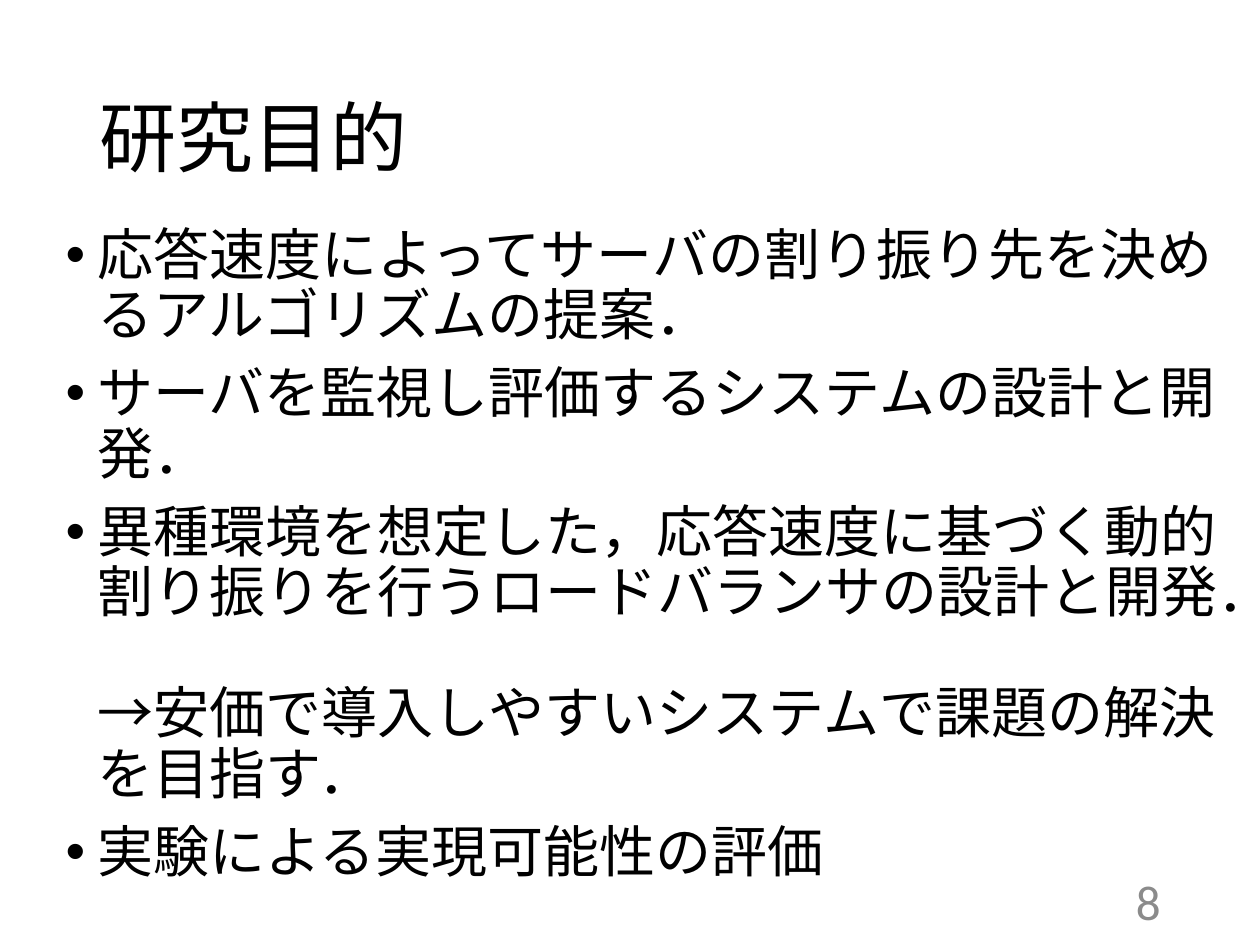
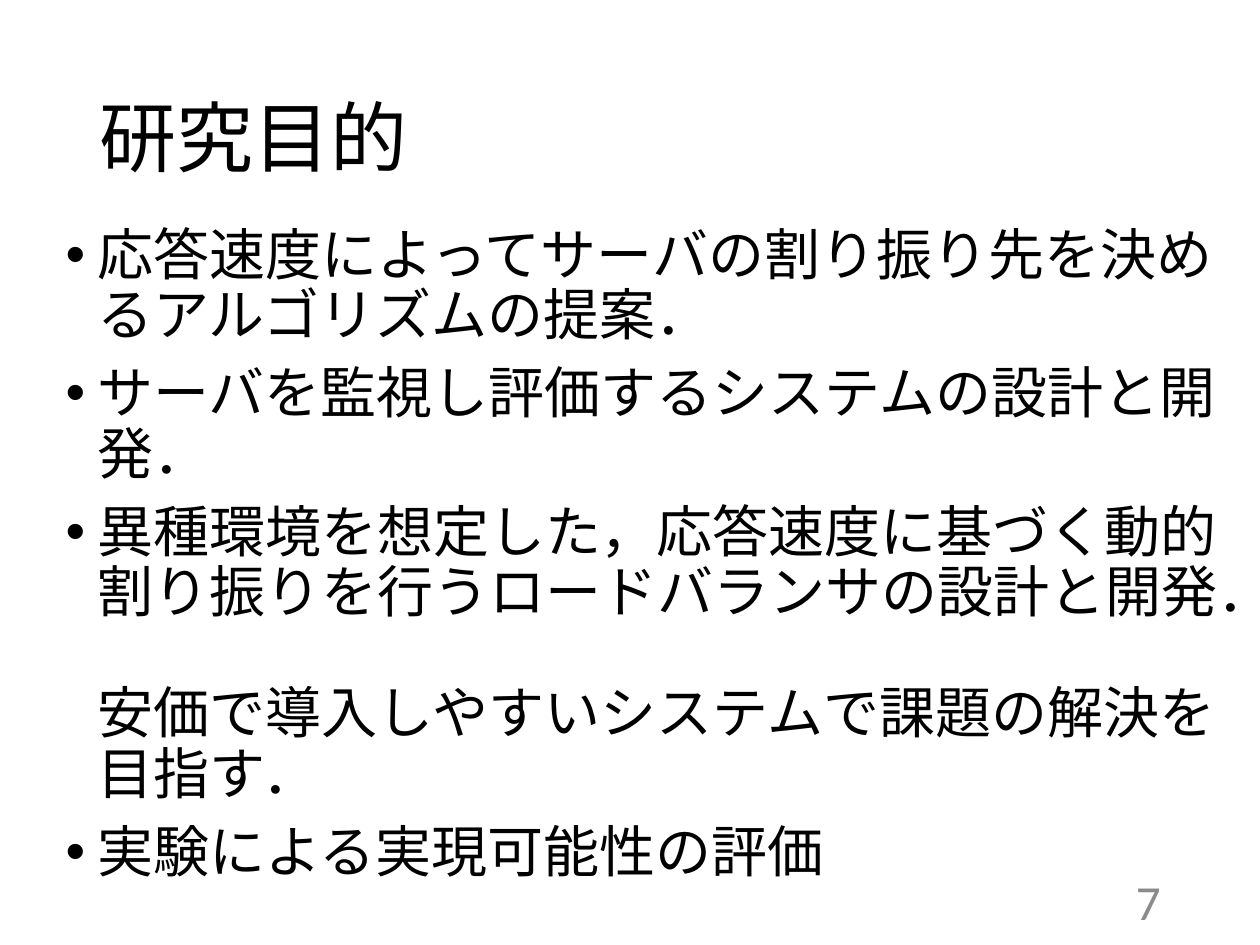
Before and after one commit to kait-takanolab/1821086_matsuo_thesis, a slide deck: slide 7 of 発表用/1821086_卒業研究発表会.pptx (slide 8 before the commit). Drawn at 1260x945 pixels with LibreOffice and Linux fonts; fonts in the diff are those of the drawing. Boxes give left, top, right and bottom in pixels: in the first picture for what was removed or moved away, otherwise in the second. Text is boxed around its words. In the diff, an @@ line names an element or a change of style, - is before the commit and + after.

```diff
--- a/発表用/1821086_卒業研究発表会.pptx
+++ b/発表用/1821086_卒業研究発表会.pptx
@@ text at <box>97,504,1260,799</box>: text changed @@
-• 異種環境を想定した，応答速度に基づく動的割り振りを行うロードバランサの設計と開発．
-  →安価で導入しやすいシステムで課題の解決を目指す．
+• 異種環境を想定した，応答速度に基づく動的割り振りを行うロードバランサの設計と開発．
+  安価で導入しやすいシステムで課題の解決を目指す．
@@ page number at <box>1136,888,1161,920</box>: text changed @@
-8
+7
```
Also in this commit, not shown: 9 other slides changed, 1 slide added, 3 slides removed, 2 other files.
